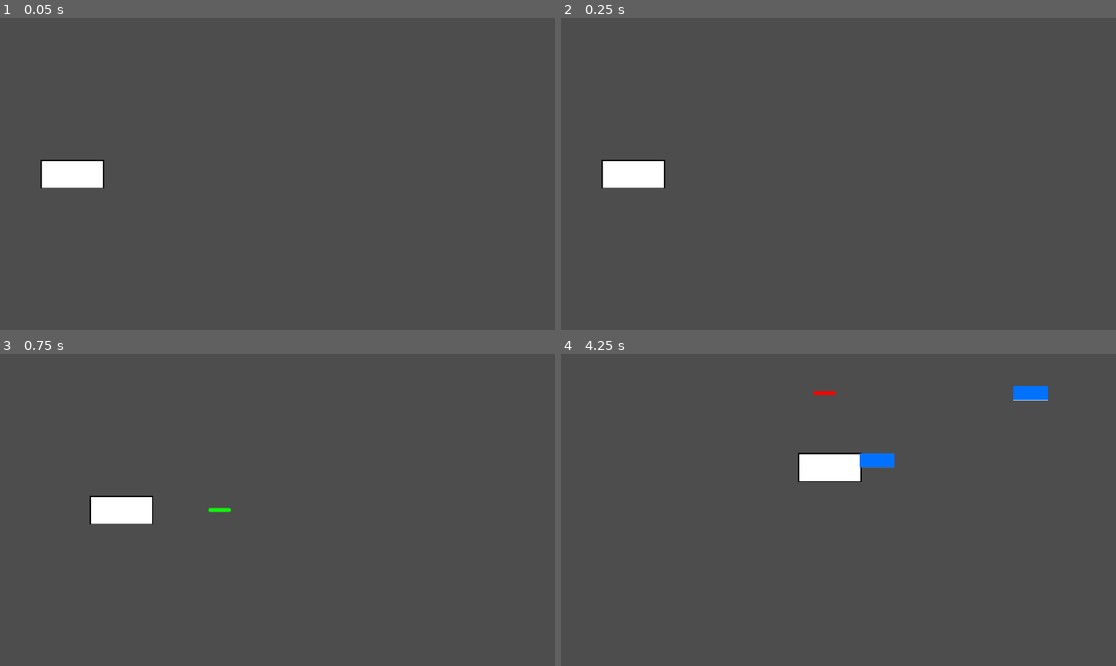
Above: before the commit, frames 1-4 (two rows, left to right).
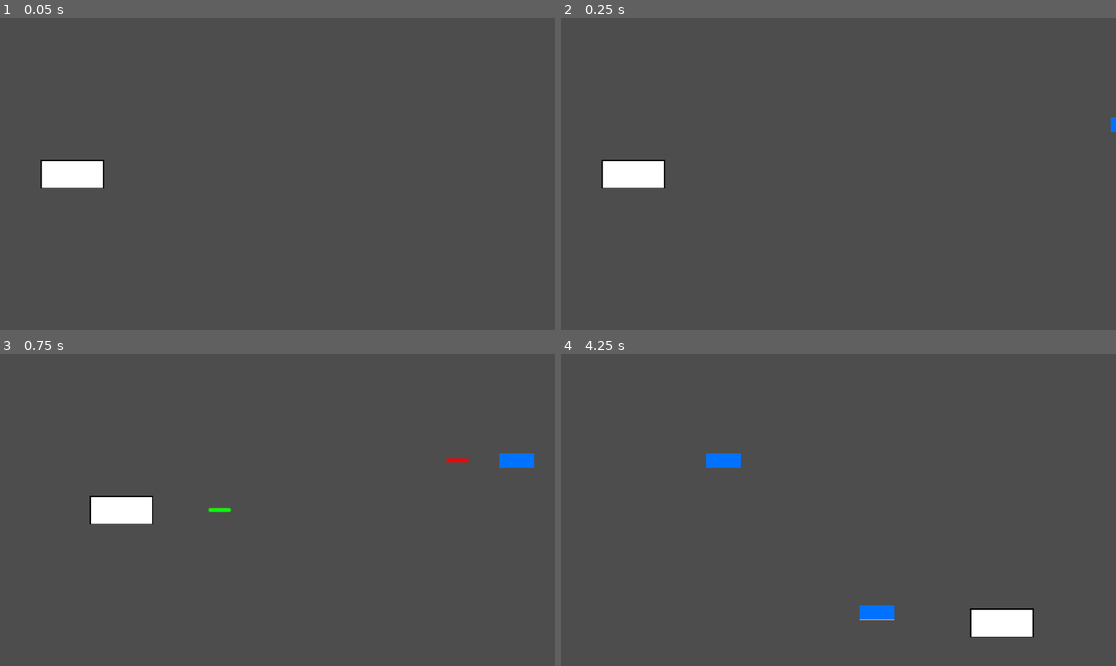
Above: after the commit, the same moments.

Repository: Valhalla-Studios/EventHorizonZero
Game: Godot game, scene res://scenes/game.tscn
The game is run twice, just before and just after one commit, with the same random seed, the same clock (stepped at 60 frames per second) and the same inputs. This scene is started directly instead of the project's main scene.
Inputs:
- Up to frame 1 (0.05 s): no input
- Up to frame 2 (0.25 s): no input
- Up to frame 3 (0.75 s): tap Enter (ui_accept) at 0.5 s; hold Right (ui_right) from 0.53 s (still down)
- Up to frame 4 (4.25 s): tap Enter (ui_accept) at 0.77, 1.52, 3.02, 3.77 s; release Right (ui_right) at 1.28 s; hold Down (ui_down) 1.28-2.03 s; hold Right (ui_right) 2.03-2.78 s; hold Up (ui_up) 2.78-3.53 s; hold Left (ui_left) from 3.53 s (still down)

Frame 1 is identical in both runs. In frame 2, less than 0.1% of the frame differs, in the area x 98-100%, y 31-37%; in frame 3, 0.3%; in frame 4, 3.4%, in the area x 26-88%, y 10-91%.

Commit message:
Más de la estructura inicial

Diff:
--- a/scenes/GameOver.tscn
+++ b/scenes/GameOver.tscn
@@ -0,0 +1,26 @@
+[gd_scene format=3 uid="uid://cqgwqdxkfuoyj"]
+
+[ext_resource type="Script" uid="uid://ch0h7ndteosrq" path="res://scripts/GameOver.gd" id="1_qae0b"]
+[ext_resource type="Texture2D" uid="uid://crbvpsmf7ju7x" path="res://resources/images/backgrounds/GameOver.png" id="2_vuicl"]
+
+[node name="GameOver" type="Node2D" unique_id=250867949]
+
+[node name="Control" type="Control" parent="." unique_id=480388845]
+layout_mode = 3
+anchors_preset = 0
+offset_right = 40.0
+offset_bottom = 40.0
+script = ExtResource("1_qae0b")
+
+[node name="GameOverImage" type="TextureRect" parent="Control" unique_id=726925493]
+layout_mode = 0
+offset_right = 40.0
+offset_bottom = 40.0
+texture = ExtResource("2_vuicl")
+
+[node name="FadeRect" type="ColorRect" parent="Control" unique_id=146696912]
+custom_minimum_size = Vector2(1920, 1080)
+layout_mode = 0
+offset_right = 40.0
+offset_bottom = 40.0
+color = Color(0, 0, 0, 1)
--- a/scenes/game.tscn
+++ b/scenes/game.tscn
@@ -1,10 +1,13 @@
 [gd_scene format=3 uid="uid://uybdjwd82exa"]
 
+[ext_resource type="Script" uid="uid://d3k5ip4qf2cb3" path="res://scripts/Game.gd" id="1_lbhrr"]
 [ext_resource type="PackedScene" uid="uid://c8lg5vabm8qk" path="res://scenes/Player.tscn" id="1_uwrxv"]
 [ext_resource type="Script" uid="uid://bj2oa7caf63sb" path="res://scripts/EnemySpawner.gd" id="2_lnu2h"]
 [ext_resource type="PackedScene" uid="uid://cvuuu5cg6nb4o" path="res://scenes/Gheel.tscn" id="3_lbhrr"]
+[ext_resource type="AudioStream" uid="uid://bqmddx4ny0lr7" path="res://resources/audio/BGM/EndlessBattle.mp3" id="5_iywne"]
 
 [node name="Game" type="Node2D" unique_id=130347849]
+script = ExtResource("1_lbhrr")
 
 [node name="Background" type="TextureRect" parent="." unique_id=1594811333]
 offset_right = 40.0
@@ -15,3 +18,16 @@
 [node name="EnemySpawner" type="Node2D" parent="." unique_id=1488979447]
 script = ExtResource("2_lnu2h")
 gheel_scene = ExtResource("3_lbhrr")
+
+[node name="FadeLayer" type="CanvasLayer" parent="." unique_id=610415344]
+
+[node name="FadeRect" type="ColorRect" parent="FadeLayer" unique_id=1912035677]
+custom_minimum_size = Vector2(1920, 1080)
+offset_right = 1920.0
+offset_bottom = 1080.0
+color = Color(0, 0, 0, 0)
+
+[node name="BattleMusic" type="AudioStreamPlayer2D" parent="." unique_id=305700634]
+stream = ExtResource("5_iywne")
+autoplay = true
+bus = &"Music"
--- a/scripts/EnemyBullet.gd
+++ b/scripts/EnemyBullet.gd
@@ -1,6 +1,10 @@
 extends Area2D
 
 @export var speed := 800.0
+
+func _ready():
+	add_to_group("enemy_bullets")
+	area_entered.connect(_on_area_entered)
 
 func _process(delta):
 	global_position.x -= speed * delta
@@ -8,5 +12,6 @@
 	if global_position.x < -100:
 		queue_free()
 
-func _ready():
-	add_to_group("enemy_bullets")
+func _on_area_entered(area):
+	if area.is_in_group("player"):
+		queue_free()
--- a/scripts/EnemySpawner.gd
+++ b/scripts/EnemySpawner.gd
@@ -15,9 +15,19 @@
 
 func spawn_gheel():
 	var enemy = gheel_scene.instantiate()
-	get_tree().current_scene.add_child(enemy)
 
 	enemy.global_position = Vector2(
 		2050,
 		randf_range(120, 960)
 	)
+
+	get_tree().current_scene.call_deferred("add_child", enemy)
+
+	enemy.global_position = Vector2(
+		2050,
+		randf_range(120, 960)
+	)
+
+
+func stop_spawning():
+	can_spawn = false
--- /dev/null
+++ b/scripts/Game.gd
@@ -0,0 +1,47 @@
+extends Node2D
+
+@onready var battle_music: AudioStreamPlayer2D = $BattleMusic
+@onready var fade_rect: ColorRect = $FadeLayer/FadeRect
+
+var ending := false
+
+func game_over():
+	if ending:
+		return
+
+	ending = true
+
+	$Player.set_process(false)
+	$Player.set_physics_process(false)
+	$EnemySpawner.set_process(false)
+
+	if $EnemySpawner.has_method("stop_spawning"):
+		$EnemySpawner.stop_spawning()
+
+	await get_tree().create_timer(1.5).timeout
+
+	fade_rect.visible = true
+	fade_rect.color = Color(0, 0, 0, 0)
+
+	var tween := create_tween()
+	tween.tween_property(fade_rect, "color", Color(0, 0, 0, 1), 1.5)
+	fade_music()
+	await tween.finished
+
+	get_tree().change_scene_to_file("res://scenes/GameOver.tscn")
+
+
+func fade_music():
+	var tween = create_tween()
+
+	tween.tween_method(
+		func(value):
+			battle_music.volume_db = value,
+		battle_music.volume_db,
+		-40.0,
+		1.5
+	)
+
+	await tween.finished
+
+	battle_music.stop()
--- /dev/null
+++ b/scripts/GameOver.gd
@@ -0,0 +1,38 @@
+extends Control
+
+@onready var fade_rect: ColorRect = $FadeRect
+
+func _ready():
+	fade_rect.visible = true
+	fade_rect.color = Color(0, 0, 0, 1)
+
+	await get_tree().process_frame
+
+	var tween := create_tween()
+	tween.tween_property(
+		fade_rect,
+		"color",
+		Color(0, 0, 0, 0),
+		1.5
+	)
+
+	await tween.finished
+
+	await get_tree().create_timer(3.0).timeout
+
+	return_to_menu()
+
+
+func return_to_menu():
+	var tween := create_tween()
+
+	tween.tween_property(
+		fade_rect,
+		"color",
+		Color(0, 0, 0, 1),
+		1.5
+	)
+
+	await tween.finished
+
+	get_tree().change_scene_to_file("res://scenes/mainMenu.tscn")
--- a/scripts/Player.gd
+++ b/scripts/Player.gd
@@ -2,6 +2,8 @@
 
 var half_width := 110
 var half_height := 50
+var dead := false
+
 @export var speed := 650.0
 
 @export var bullet_scene: PackedScene
@@ -14,6 +16,9 @@
 	area_entered.connect(_on_area_entered)
 
 func _process(delta):
+	if dead:
+		return
+
 	var direction := Vector2.ZERO
 
 	direction.x = Input.get_action_strength("ui_right") - Input.get_action_strength("ui_left")
@@ -51,4 +56,9 @@
 			die()
 
 func die():
-	get_tree().change_scene_to_file("res://scenes/game_over.tscn")
+	if dead:
+		return
+
+	dead = true
+
+	get_tree().current_scene.game_over()
Not shown, added: Controlar Mensajes.txt
Not shown, added: Hacer Mensajes.txt
Binary file added: resources/images/backgrounds/GameOver.png
Not shown, added: resources/images/backgrounds/GameOver.png.import
Not shown, added: scripts/Game.gd.uid
Not shown, added: scripts/GameOver.gd.uid
